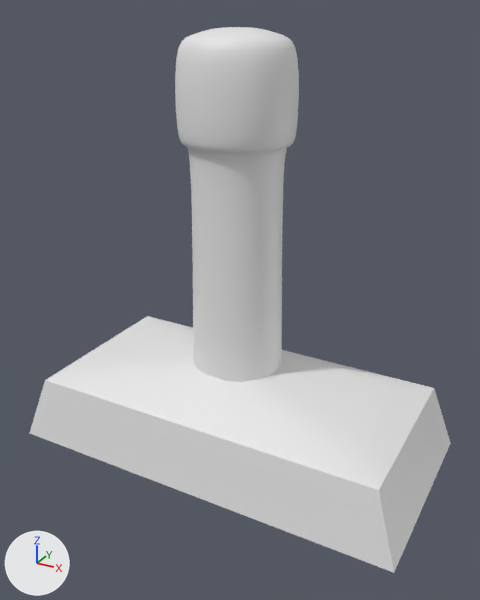
The FBX model T.I. 5 - RPG/Assets/FBX/UIobjects/MapRoomStamp.fbx: old version first, new version second.
The view is the same before and after, from a 50 mm camera at (2.86, -5.15, 4.15) aimed at (0.1, -0.12, 1.64). Lighting does not change. The marker at lower left points along +X, +Y and +Z. Where no turn or scale is listed for an object, it has been applied to the vertices.

Names of what the first picture shows: 'Stamp'.
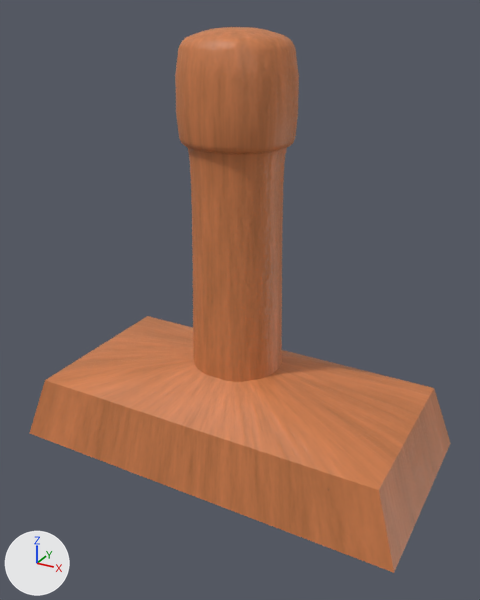
The change, as a list of edits to the scene's bpy script:
```text
Add img_shredderandstampalbedo_png:
    img_shredderandstampalbedo_png = load_image('ShredderAndStampAlbedo.png', '../../MatImages/ObjectsTex/ShredderAndStampAlbedo.png', 2048, 2048, 'sRGB')
Add img_shredderandstampnm_png:
    img_shredderandstampnm_png = load_image('ShredderAndStampNM.png', '../../MatImages/ObjectsTex/ShredderAndStampNM.png', 2048, 2048, 'Non-Color')
Add mat_shredderandstampmat:
    mat_shredderandstampmat = bpy.data.materials.new('ShredderAndStampMat')
    # uses the picture img_shredderandstampalbedo_png
    # uses the picture img_shredderandstampnm_png
Change me_stamp_001:
    used by ob_stamp; location = (0.0, 0.0, 0.0)
    remove me_stamp_001.from_pydata(...)  # 1290 vertices, 1260 faces; spans x -2.0..2.0, y -1.0..1.0, z -0.03..4.01
    add me_stamp_001.from_pydata(...)  # 978 vertices, 948 faces; spans x -2.0..2.0, y -1.0..1.0, z -0.03..4.01
    me_stamp_001 part 1: 216 vertices removed from x -1.99..1.99, y -0.99..0.99, z -0.03..0.86
    me_stamp_001 part 2: 96 vertices removed from x -0.52..0.52, y -0.49..0.49, z 3.21..3.77
    me_stamp_001 part 3: 708 faces spanning x -1.94..1.94, y -0.95..0.95, z 0.0..4.01 switch from mat_material (white #e7e7e7) to mat_shredderandstampmat
```

Changed parts and their boxes [x1, y1, x2, y2] in the pictures (480 x 600 px):
part 1 of me_stamp_001, deleted
    before: [30, 316, 451, 573]
part 2 of me_stamp_001, deleted
    before: [175, 48, 299, 147]
part 3 of me_stamp_001, recoloured (grey to brown)
    both: [179, 27, 295, 382]
